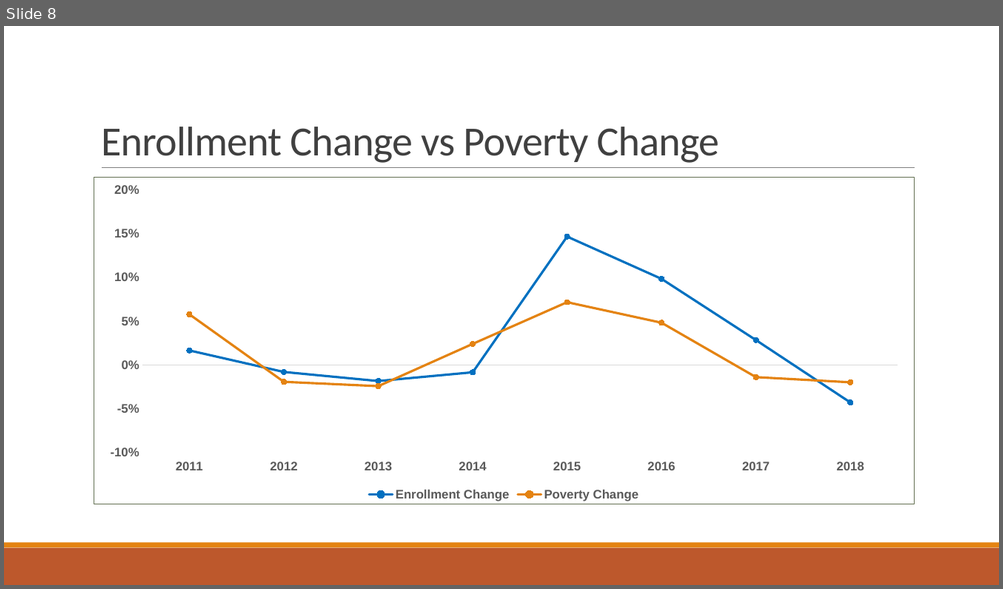
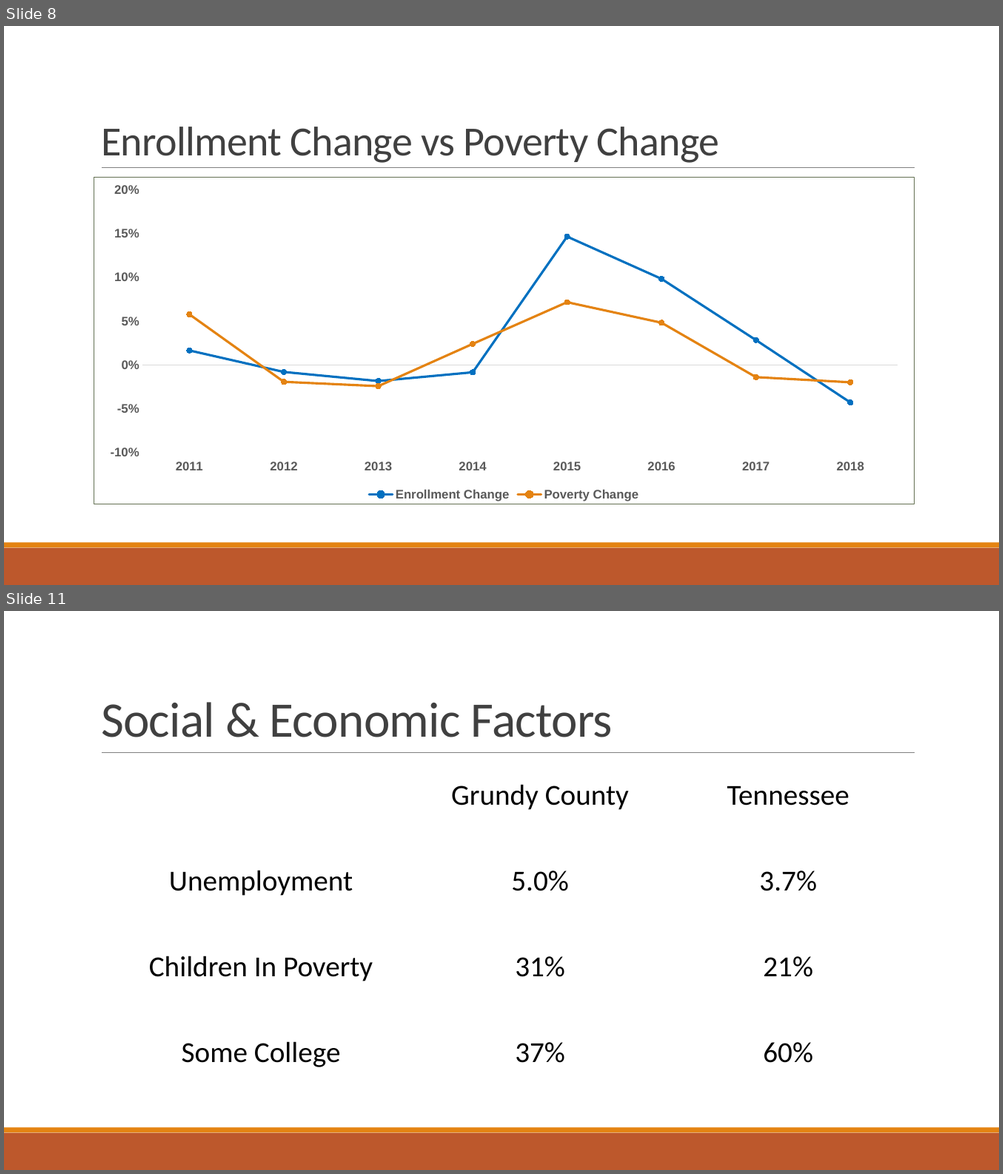
Before and after one commit to bryanclanton/TennCare-Enrollment-Analysis, a slide deck: Impacts to TennCare.pptx. Shown one above the other, each under a label of ours: slide 8 before the commit, slides 8 and 11 after it; the slides between them are not shown. The pictures are 1003x589 and 1003x1174 pixels, drawn with LibreOffice and Linux fonts; fonts in the diff are those of the drawing. Boxes give left, top, right and bottom in pixels: in the first picture for what was removed or moved away, otherwise in the second. Text is boxed around its words. In the diff, an @@ line names an element or a change of style, - is before the commit and + after.

```diff
--- a/Impacts to TennCare.pptx
+++ b/Impacts to TennCare.pptx
@@ slide 11 added at (x1=4, y1=611, x2=999, y2=1170), background #FFFFFF; not listed: 3 template elements that a slide beside it also shows @@
@@ title added at (x1=101, y1=702, x2=612, y2=738), 48 pt, text #404040 @@
+Social & Economic Factors
@@ table added at (x1=104, y1=727, x2=914, y2=1071), 4 rows, 3 columns @@
+ | Grundy County | Tennessee
+Unemployment | 5.0% | 3.7%
+Children In Poverty | 31% | 21%
+Some College | 37% | 60%
```
Also in this commit, not shown: 1 slide changed, 2 other slides added, 6 slides removed, 3 other files.
